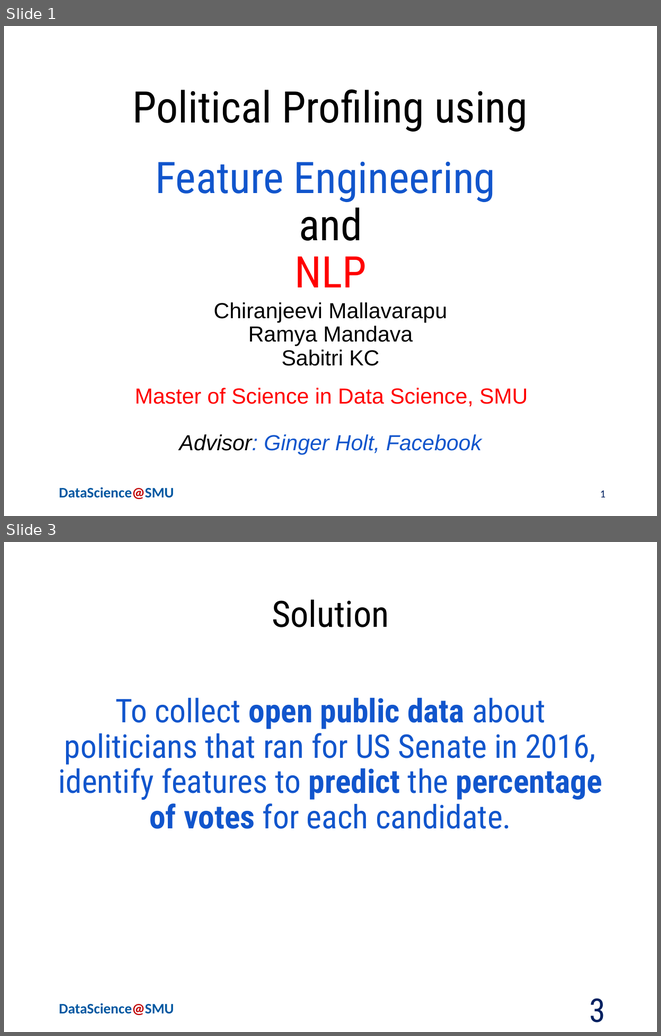
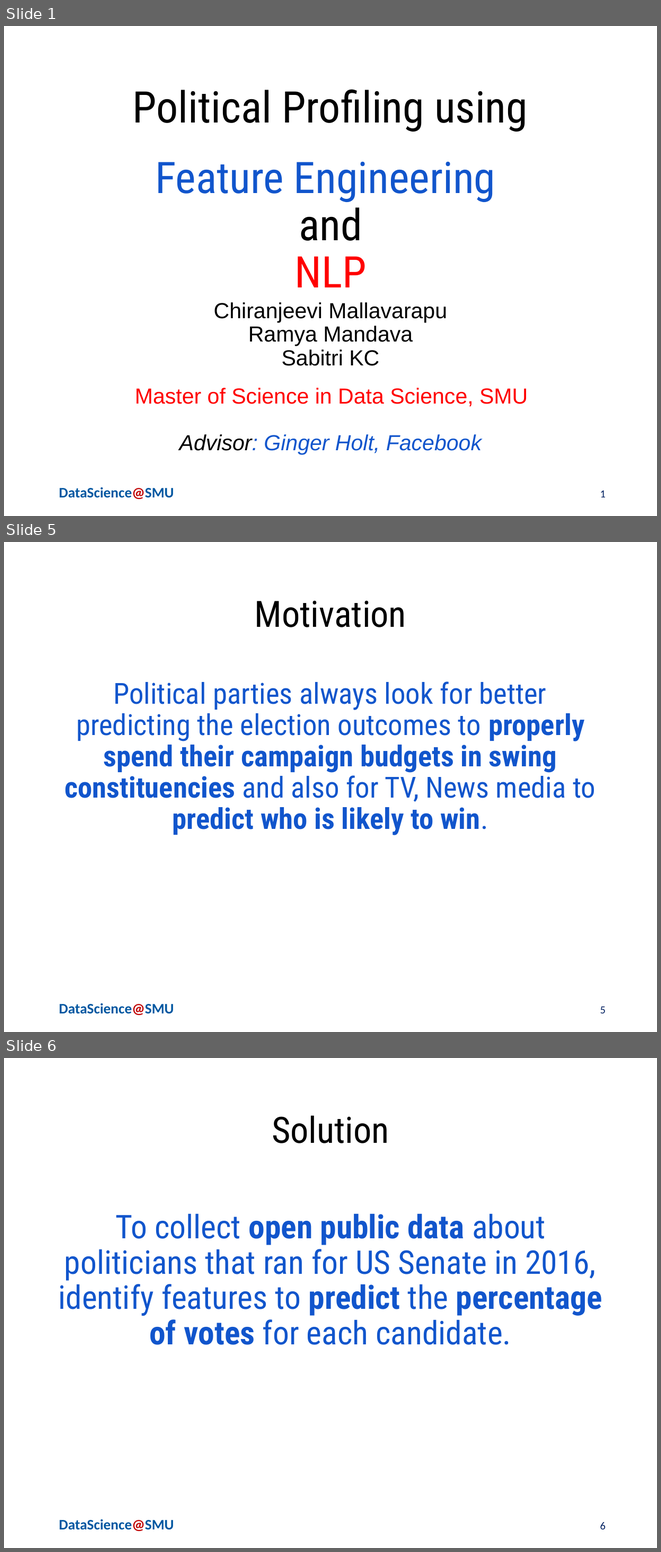
Before and after one commit to ChiruGit/Capstone, a slide deck: PoliticalProfiling-NLP+FeatureEngg-MSDSSMU-Fall2018.pptx. Shown one above the other, each under a label of ours: slides 1 and 3 before the commit, slides 1, 5 and 6 after it; the slides between them are not shown. The pictures are 661x1036 and 661x1552 pixels, drawn with LibreOffice and Linux fonts; fonts in the diff are those of the drawing; background and template pictures are left out. Boxes give left, top, right and bottom in pixels: in the first picture for what was removed or moved away, otherwise in the second. Text is boxed around its words. In the diff, an @@ line names an element or a change of style, - is before the commit and + after.

```diff
--- a/PoliticalProfiling-NLP+FeatureEngg-MSDSSMU-Fall2018.pptx
+++ b/PoliticalProfiling-NLP+FeatureEngg-MSDSSMU-Fall2018.pptx
@@ slide 5 added at (x1=4, y1=542, x2=657, y2=1032), background #FFFFFF; not listed: 1 template element that a slide beside it also shows @@
@@ title added at (x1=255, y1=600, x2=406, y2=627), 40 pt, text #000000 @@
+Motivation
@@ text added at (x1=64, y1=681, x2=595, y2=835), 32 pt, text #1155CC @@
+Political parties always look for better predicting the election outcomes to properly spend their campaign budgets in swing constituencies and also for TV, News media to predict who is likely to win.
@@ page number added at (x1=600, y1=1006, x2=606, y2=1013), 12 pt, text #002060 @@
+5
@@ what was slide 3 is now slide 6 @@
@@ page number at (x1=600, y1=1522, x2=606, y2=1529): text changed; size 36 to 12 pt; font Roboto Condensed to Calibri @@
-3
+6
```
Also in this commit, not shown: 5 slides changed, 12 other slides added, 1 slide removed, 1 other file.
